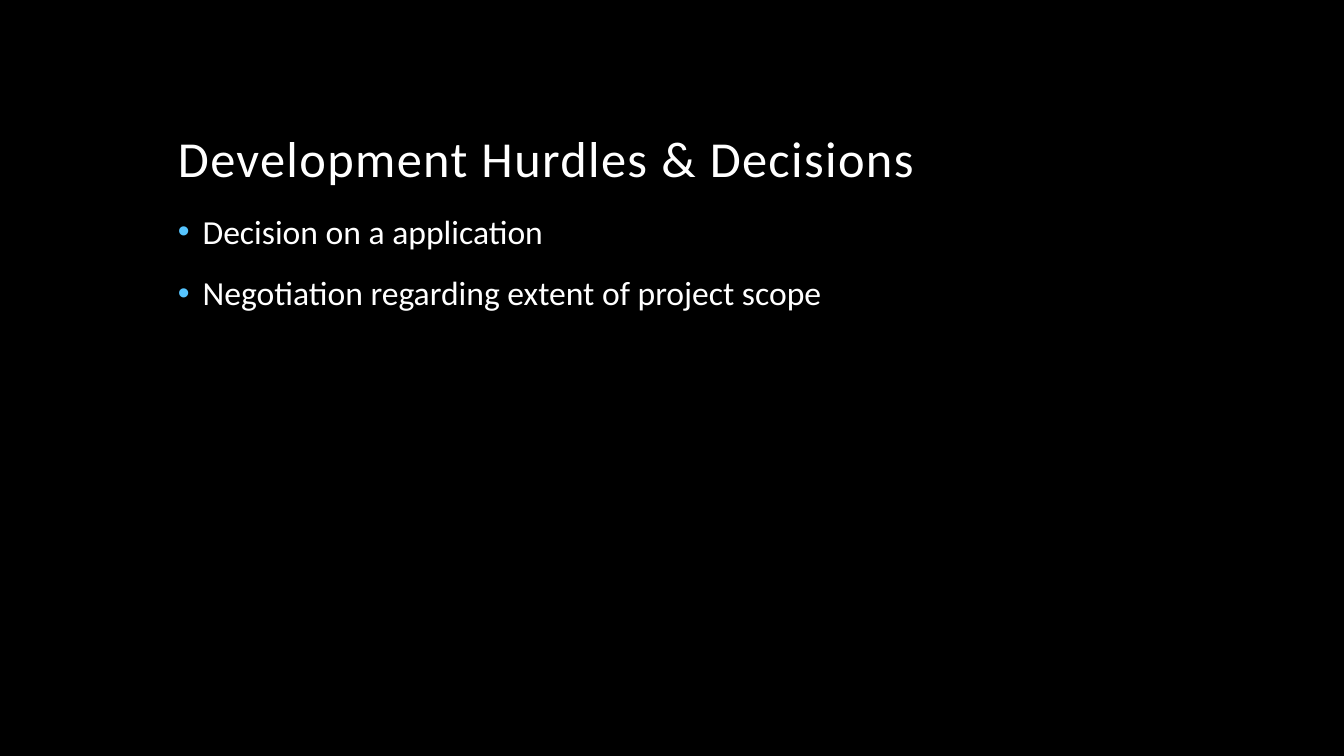
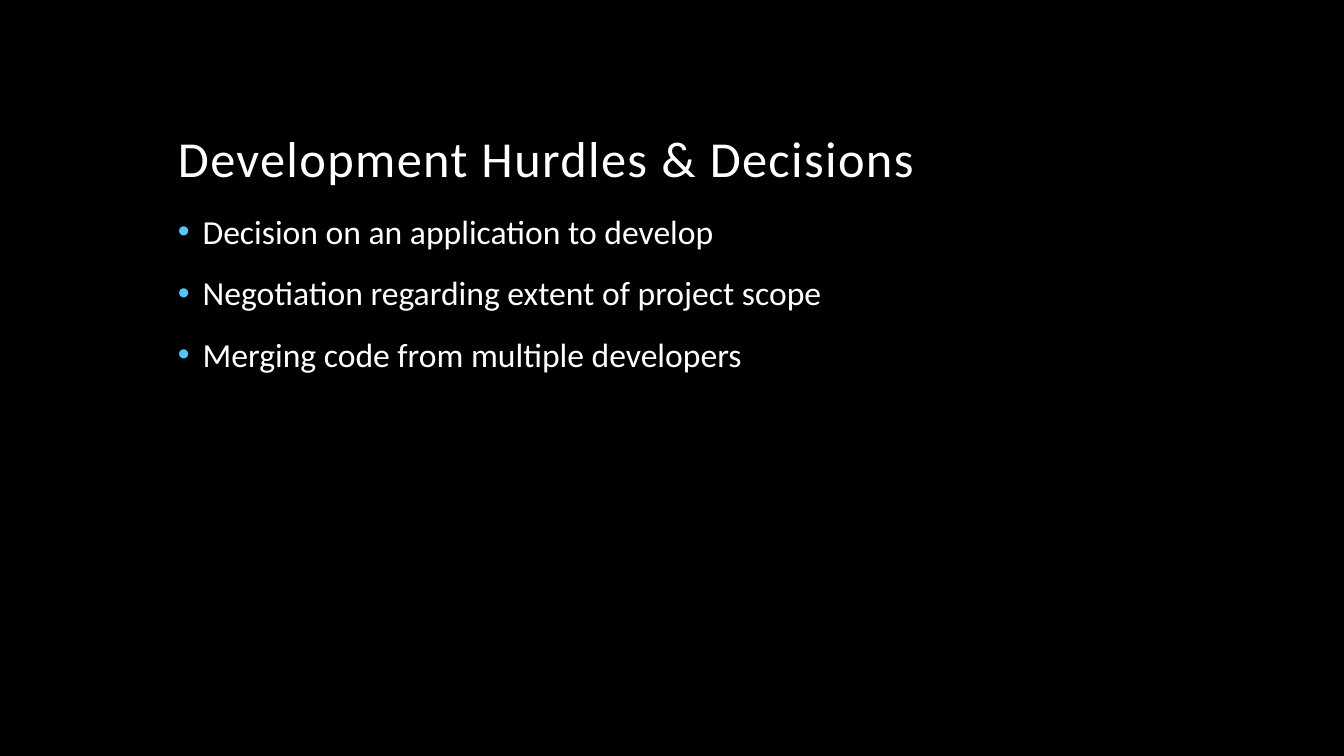
Before and after one commit to CoreyDH/Rangama, a slide deck: slide 5 of Anagram Presentation.pptx. Drawn at 1344x756 pixels with LibreOffice and Linux fonts; fonts in the diff are those of the drawing; background and template pictures are left out. Boxes give left, top, right and bottom in pixels: in the first picture for what was removed or moved away, otherwise in the second. Text is boxed around its words. In the diff, an @@ line names an element or a change of style, - is before the commit and + after.

```diff
--- a/Anagram Presentation.pptx
+++ b/Anagram Presentation.pptx
@@ text at (x1=203, y1=220, x2=713, y2=250): text changed @@
-• Decision on a application
+• Decision on an application to develop
@@ text at (x1=203, y1=343, x2=742, y2=373): paragraph added @@
+• Merging code from multiple developers
```
Also in this commit, not shown: 3 other slides changed, 2 slides added, 5 other files.
